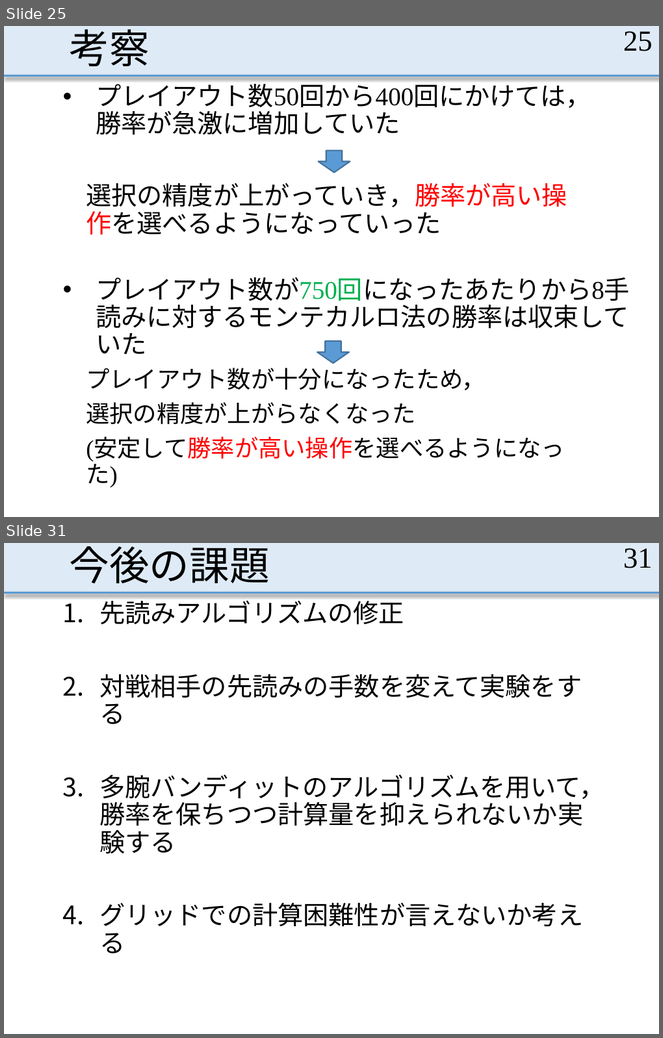
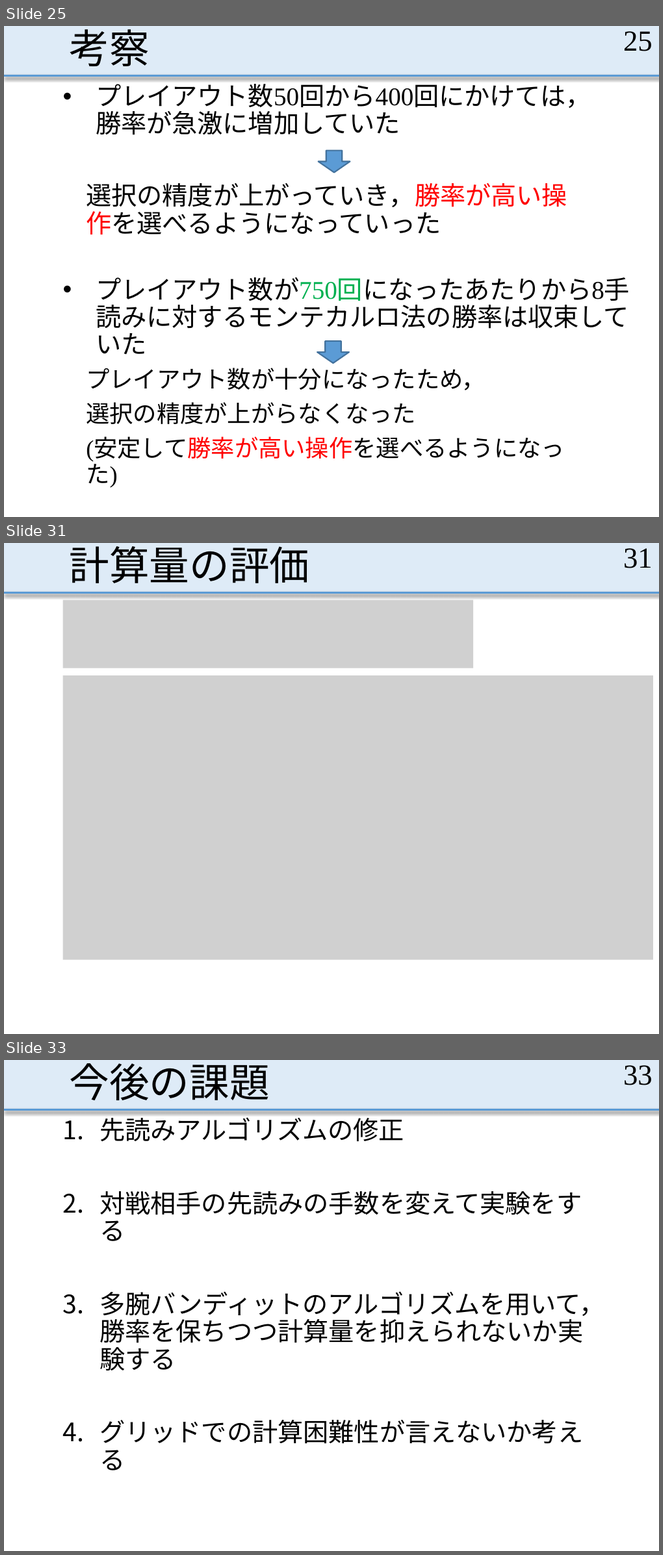
Before and after one commit to MasayaOda/SR, a slide deck: 中間発表1210.pptx. Shown one above the other, each under a label of ours: slides 25 and 31 before the commit, slides 25, 31 and 33 after it; the slides between them are not shown. The pictures are 663x1038 and 663x1555 pixels, drawn with LibreOffice and Linux fonts; fonts in the diff are those of the drawing; grey boxes stand for pictures. Boxes give left, top, right and bottom in pixels: in the first picture for what was removed or moved away, otherwise in the second. Text is boxed around its words. In the diff, an @@ line names an element or a change of style, - is before the commit and + after.

```diff
--- a/中間発表1210.pptx
+++ b/中間発表1210.pptx
@@ slide 31 added at [4, 543, 659, 1034], background #FFFFFF; not listed: 2 template elements that a slide beside it also shows @@
@@ title added at [70, 546, 310, 583], 44 pt, text #000000 @@
+計算量の評価
@@ page number added at [623, 548, 653, 568], 32 pt, text #000000 @@
+31
@@ picture added at [63, 600, 473, 668] @@
@@ picture added at [63, 676, 653, 960] @@
@@ what was slide 31 is now slide 33 @@
@@ page number at [623, 1065, 653, 1085]: text changed @@
-31
+33
```
Also in this commit, not shown: 9 slides changed, 1 other slide added.
